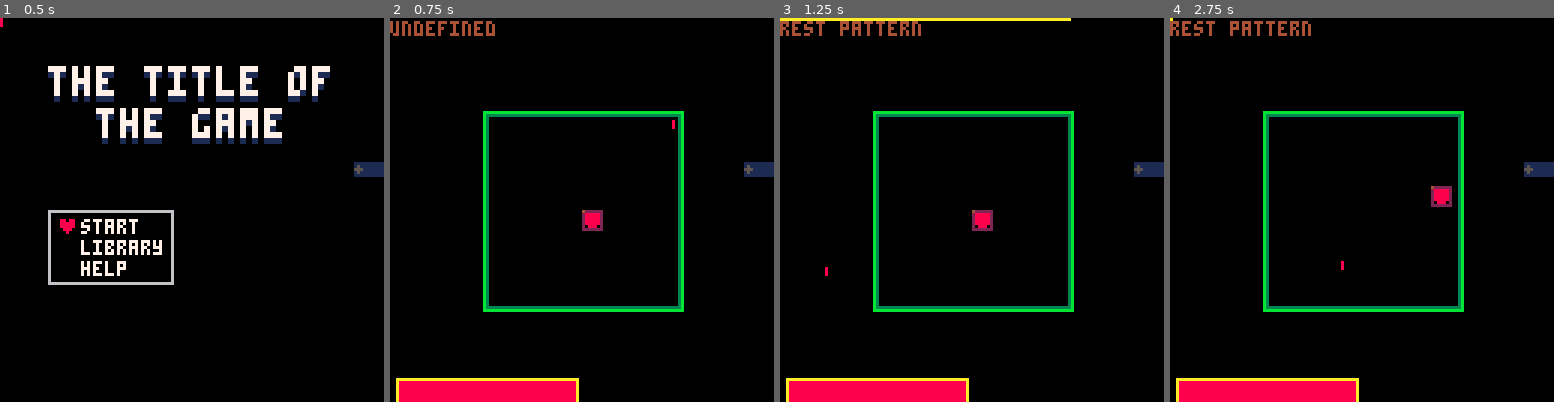
Above: before the commit, frames 1-4 (left to right).
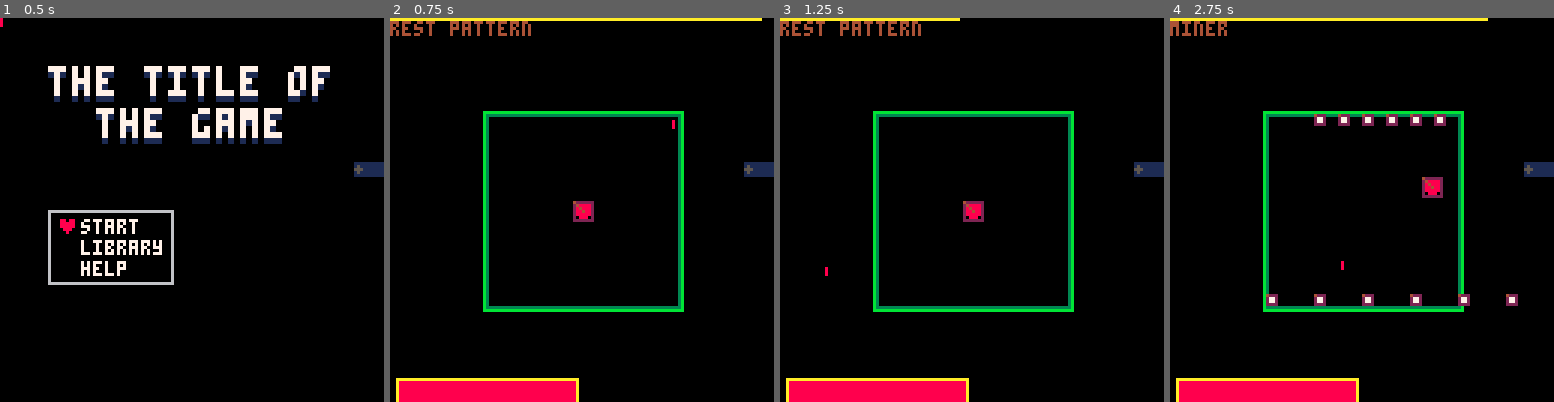
Above: after the commit, the same moments.

Repository: GiovanH/Pico8_Dev
Game: PICO-8 cartridge undertale.p8
The game is run twice, just before and just after one commit, with the same random seed, the same clock (stepped at 60 frames per second) and the same inputs.
Inputs (mouse positions are in pixels of both pictures, inside the frame that each line leads up to):
- Up to frame 1 (0.5 s): tap X (X key) at 0.33 s
- Up to frame 2 (0.75 s): click (670, 121) at 0.67 s; tap O (Z key) at 0.7 s
- Up to frame 3 (1.25 s): tap X (X key) at 1.07 s; click (826, 267) at 1.22 s
- Up to frame 4 (2.75 s): hold Right 1.6-2.1 s; tap O (Z key) at 1.7, 2.1, 2.5 s; click (1277, 114) at 1.77 s; tap X (X key) at 1.85 s; hold Up 2.15-2.42 s; click (1342, 259) at 2.32 s; hold Right from 2.47 s (still down)

Frame 1 is identical in both runs. In frame 2, 1.8% of the frame differs, in the area x 0-97%, y 0-56%; in frame 3, 0.7%; in frame 4, 2.9%, in the area x 0-91%, y 0-75%.

Commit message:
Decouple arena, more patterns

Diff:
--- a/undertale.p8
+++ b/undertale.p8
@@ -440,7 +440,7 @@
  if (self.coupdate) self._coupdate = cocreate(self.coupdate, self)
 end
 function entity:update()
- if (self._coupdate) assert(coresume(self._coupdate, self))
+ if (self._coupdate and costatus(self._coupdate) != 'dead') assert(coresume(self._coupdate, self))
  if self.ttl then
   self.ttl -= 1
   if (self.ttl < 1) self:destroy()
@@ -742,15 +742,16 @@
 end
 
 local t_soul = mob:extend{
- arena = nil,
  invuln = 0,
  dynamic = true,
- hp = 20
+ hp = 20,
+ offset = vec(-3, -3),
+ hbox_offset = vec(-3,-3)
 }
 function t_soul:_moveif(step)
  local npos = self.pos + step
  local nhbox = self:get_hitbox(npos)
- local unobstructed = nhbox:within(self.arena.hbox)
+ local unobstructed = nhbox:within(self.stage.arena.hbox)
  for _,obj in pairs(self.stage.objects) do
   if obj != self then
    if nhbox:overlaps(obj.hbox) then
@@ -770,22 +771,22 @@
  -- lrudox
  for x=1,speed do
   if btn(0) then
-   self:_moveif(vec(-1, 0))
+   self:_moveif(vec(-0.5, 0))
   elseif btn(1) then
-   self:_moveif(vec_x1)
+   self:_moveif(vec(0.5, 0))
   end
   if btn(2) then
-   self:_moveif(vec(0, -1))
+   self:_moveif(vec(0, -0.5))
   elseif btn(3) then
-   self:_moveif(vec_y1)
+   self:_moveif(vec(0, 0.5))
   end
  end
 
 end
 function t_soul:update()
  -- fit self to arena
- if not self.hbox:within(self.arena.hbox) then
-  self.pos = self.arena.hbox:center()
+ if not self.hbox:within(self.stage.arena.hbox) then
+  self.pos = self.stage.arena.hbox:center()
  end
 
  -- Collision
@@ -800,6 +801,8 @@
   end
  end
 
+ -- TODO graze mechanic
+
  self:move()
 
  if self.invuln > 0 then
@@ -833,22 +836,39 @@
  rect(mrconcatu(bbox.fromxywh(2, 120, 60, 8), 10))
 end
 
-local b_test = mob:extend{
+local t_bullet = mob:extend{
+ dynamic = true,
+ ttl = 200,
+ dmg = 1,
+ hbox = vec(5, 5),
+ vel = vec(0, 0.3),
+ acc = vec(0, 0)
+}
+function t_bullet:init(pos)
+ mob.init(self, pos, false, self.hbox)
+end
+function t_bullet:onhit(player)
+ local didhit = player:dmghit(self.dmg)
+ if (didhit) self:destroy()
+end
+function t_bullet:update()
+ self.pos += self.vel
+ self.vel += self.acc
+
+ mob.update(self)
+end
+
+local b_fall = t_bullet:extend{
  ttl = 200,
  anim = {016, 017, 018, 019},
- name = 'bullet',
- frame_len = 2,
- dynamic = true
-}
-function b_test:init(pos)
- mob.init(self, pos, false, vec(5, 5))
-end
-function b_test:onhit(player)
- local didhit = player:dmghit(1)
- if (didhit) self:destroy()
-end
-function b_test:update()
- self.pos += vec(0, 0.6)
+ frame_len = 4,
+ dmg = 1,
+ hbox = vec(5, 5),
+ vel = vec(0, 0.3)
+}
+function b_fall:update()
+ t_bullet.update(self)
+
  if self._findex == 1 then
   self.hbox_offset = vec(1, 0)
   self.bsize = vec(4, 6)
@@ -860,17 +880,44 @@
  if not self.hbox:overlaps(box_screen) then
   self:destroy()
  end
-
- mob.update(self)
+end
+
+local b_mine = t_bullet:extend{
+ ttl = 300,
+ anim = {001},
+ frame_len = 4,
+ dmg = 1,
+ hbox = vec(4, 4),
+ vel = vec(0, 0)
+}
+
+local b_thrown = t_bullet:extend{
+ ttl = 300,
+ anim = {016, 017, 018, 019},
+ frame_len = 4,
+ dmg = 1,
+ hbox = vec(4, 4),
+ hbox_offset = vec(1, 1),
+ vel = vec(0, 0)
+}
+function b_thrown:init(pos, delay)
+ t_bullet.init(self, pos)
+ self.delay = delay
+end
+function b_thrown:coupdate()
+ -- printh("coupdate")
+ local arena = self.stage.arena
+ yieldn(self.delay)
+ self.vel = (self.stage.o_soul.pos - self.pos) / 50
+ printh(self.vel)
 end
 
 local t_pattern = entity:extend{
  name = "??? pattern",
  lifespan = 200
 }
-function t_pattern:init(arena)
+function t_pattern:init()
  entity.init(self)
- self.arena = arena
  self.children = {}
  self.ttl = self.lifespan
 end
@@ -881,6 +928,10 @@
  self.stage:add(newbullet)
  add(self.children, newbullet)
 end
+function t_pattern:destroy()
+ foreach(self.children, function(c) c:destroy() end)
+ entity.destroy(self)
+end
 
 local pat_rest = t_pattern:extend{
  name = "rest pattern",
@@ -889,26 +940,67 @@
 
 local pat_test = t_pattern:extend{
  name = "test pattern",
- lifespan = 200
-}
-function pat_test:destroy()
- foreach(self.children, function(c) c:destroy() end)
- t_pattern.destroy(self)
-end
+ lifespan = 8 * 60
+}
 function pat_test:update()
  t_pattern.update(self)
  if (self._doomed) return
+ local arena = self.stage.arena
  -- our turn
  if self.stage.mclock % 20 == 0 then
-  self:addchild(b_test(vec(
-     rndr(self.arena.hbox.x0, self.arena.hbox.x1-4),
-     self.arena.hbox.y0
+  self:addchild(b_fall(vec(
+     rndr(arena.hbox.x0, arena.hbox.x1-4),
+     arena.hbox.y0
     )))
  end
 end
 
+local pat_circthrow = t_pattern:extend{
+ name = "circle thrower",
+ lifespan = 6 * 60
+}
+function pat_circthrow:coupdate()
+ -- printh("coupdate")
+ local arena = self.stage.arena
+ local n = 40
+ local r = 50
+ for i = 1, n do
+  self:addchild(b_thrown(vec(
+     64 + r*cos(i/n),
+     64 + r*sin(i/n)
+    ), 2*n))
+  yieldn(2)
+  end
+end
+
+local pat_miner = t_pattern:extend{
+ name = "miner",
+ lifespan = 6 * 60
+}
+function pat_miner:coupdate()
+ -- printh("coupdate")
+ local arena = self.stage.arena
+ local r = 50
+ for i = 1, 6 do
+  self:addchild(b_mine(vec(
+     64 + (i - 3)*8,
+     64 - 32
+    )))
+  yield()
+  end
+ for i = 1, 6 do
+  self:addchild(b_mine(vec(
+     64 + (i - 3)*16,
+     64 + 28
+    )))
+  yield()
+  end
+end
+
 local lib_patterns = {
- pat_test
+ -- pat_test,
+ -- pat_circthrow,
+ pat_miner
 }
 
 local t_arena = mob:extend{
@@ -930,6 +1022,9 @@
 
  entity.update(self)
 end
+function t_arena:onadd()
+ self.stage.arena = self
+end
 function t_arena:coupdate()
  while true do
   while (self.cur_pattern) do yield() end
@@ -947,6 +1042,7 @@
  self.cur_pattern = self.stage:add(rndc(lib_patterns)(self))
 end
 function t_arena:draw()
+ -- TODO black frame for layered effects (stage is a hole)
  rect(mrconcat({self.hbox:unpack()}, 3))
  rect(mrconcat({self.hbox:outline(1):unpack()}, 11))
 end
@@ -997,13 +1093,8 @@
 function st_game:init()
  stage.init(self)
 
- self.o_soul = t_soul(vec(64, 64), 0, vec(7,7))
- local o_arena = t_arena(vec(32,32), 0, vec(64, 64))
- self.o_soul.arena = o_arena
-
- -- self:add(bg)
- self:add(o_arena)
- self:add(self.o_soul)
+ self:add(t_arena(vec(32,32), 0, vec(64, 64)))
+ self.o_soul = self:add(t_soul(vec(64, 64), 0, vec(7,7)))
 end
 
 -->8
@@ -1013,10 +1104,10 @@
  cur_stage = st_mainmenu()
 end
 
-function _update()
+function _update60()
  cur_stage:update()
- dbg.watch(cur_stage,"stage")
- dbg.watch(focus, "focus")
+ -- dbg.watch(cur_stage,"stage")
+ -- dbg.watch(focus, "focus")
 -- dbg.watch(o_soul,"soul")
 -- dbg.watch(o_tpattern,"pattern")
 end
@@ -1026,12 +1117,12 @@
  if (debug) dbg.draw()
 end
 __gfx__
-08808800000000000808000000000000000000000000000000000000000000000000000000000000000000000000000000000000000000000000000000000000
-88888880000000008888800000000000000000000000000000000000000000000000000000000000000000000000000000000000000000000000000000000000
-88888880000770008888800000000000000000000000000000000000000000000000000000000000000000000000000000000000000000000000000000000000
-88888880007777000888000000000000000000000000000000000000000000000000000000000000000000000000000000000000000000000000000000000000
-08888800007777000080000000000000000000000000000000000000000000000000000000000000000000000000000000000000000000000000000000000000
-00888000000770000000000000000000000000000000000000000000000000000000000000000000000000000000000000000000000000000000000000000000
+08808800077000000808000000000000000000000000000000000000000000000000000000000000000000000000000000000000000000000000000000000000
+88888880777700008888800000000000000000000000000000000000000000000000000000000000000000000000000000000000000000000000000000000000
+88888880777700008888800000000000000000000000000000000000000000000000000000000000000000000000000000000000000000000000000000000000
+88888880077000000888000000000000000000000000000000000000000000000000000000000000000000000000000000000000000000000000000000000000
+08888800000000000080000000000000000000000000000000000000000000000000000000000000000000000000000000000000000000000000000000000000
+00888000000000000000000000000000000000000000000000000000000000000000000000000000000000000000000000000000000000000000000000000000
 00080000000000000000000000000000000000000000000000000000000000000000000000000000000000000000000000000000000000000000000000000000
 00000000000000000000000000000000000000000000000000000000000000000000000000000000000000000000000000000000000000000000000000000000
 00770000077000000000000000077000000000000000000000000000000000000000000000000000000000000000000000000000000000000000000000000000
@@ -1051,169 +1142,4 @@
 ccddeeff000000000000000000000000000000000000000000000000000000000000000000000000000000000000000000000000000000000000000000000000
 ccddeeff000000000000000000000000000000000000000000000000000000000000000000000000000000000000000000000000000000000000000000000000
 
-__gff__
-0000000000000000000000000000000000000000000000000000000000000000000000000000000000000000000000000000000000000000000000000000000000000000000000000000000000000000000000000000000000000000000000000000000000000000000000000000000000000000000000000000000000000000
-0000000000000000000000000000000000000000000000000000000000000000000000000000000000000000000000000000000000000000000000000000000000000000000000000000000000000000000000000000000000000000000000000000000000000000000000000000000000000000000000000000000000000000
-__map__
-0000000000000000000000000000000000000000000000000000000000000000000000000000000000000000000000000000000000000000000000000000000000000000000000000000000000000000000000000000000000000000000000000000000000000000000000000000000000000000000000000000000000000000
-0000000000000000000000000000000000000000000000000000000000000000000000000000000000000000000000000000000000000000000000000000000000000000000000000000000000000000000000000000000000000000000000000000000000000000000000000000000000000000000000000000000000000000
-0000000000000000000000000000000000000000000000000000000000000000000000000000000000000000000000000000000000000000000000000000000000000000000000000000000000000000000000000000000000000000000000000000000000000000000000000000000000000000000000000000000000000000
-0000000000000000000000000000000000000000000000000000000000000000000000000000000000000000000000000000000000000000000000000000000000000000000000000000000000000000000000000000000000000000000000000000000000000000000000000000000000000000000000000000000000000000
-0000000000000000000000000000000000000000000000000000000000000000000000000000000000000000000000000000000000000000000000000000000000000000000000000000000000000000000000000000000000000000000000000000000000000000000000000000000000000000000000000000000000000000
-0000000000000000000000000000000000000000000000000000000000000000000000000000000000000000000000000000000000000000000000000000000000000000000000000000000000000000000000000000000000000000000000000000000000000000000000000000000000000000000000000000000000000000
-0000000000000000000000000000000000000000000000000000000000000000000000000000000000000000000000000000000000000000000000000000000000000000000000000000000000000000000000000000000000000000000000000000000000000000000000000000000000000000000000000000000000000000
-0000000000000000000000000000000000000000000000000000000000000000000000000000000000000000000000000000000000000000000000000000000000000000000000000000000000000000000000000000000000000000000000000000000000000000000000000000000000000000000000000000000000000000
-0000000000000000000000000000000000000000000000000000000000000000000000000000000000000000000000000000000000000000000000000000000000000000000000000000000000000000000000000000000000000000000000000000000000000000000000000000000000000000000000000000000000000000
-0000000000000000000000000000000000000000000000000000000000000000000000000000000000000000000000000000000000000000000000000000000000000000000000000000000000000000000000000000000000000000000000000000000000000000000000000000000000000000000000000000000000000000
-0000000000000000000000000000000000000000000000000000000000000000000000000000000000000000000000000000000000000000000000000000000000000000000000000000000000000000000000000000000000000000000000000000000000000000000000000000000000000000000000000000000000000000
-0000000000000000000000000000000000000000000000000000000000000000000000000000000000000000000000000000000000000000000000000000000000000000000000000000000000000000000000000000000000000000000000000000000000000000000000000000000000000000000000000000000000000000
-0000000000000000000000000000000000000000000000000000000000000000000000000000000000000000000000000000000000000000000000000000000000000000000000000000000000000000000000000000000000000000000000000000000000000000000000000000000000000000000000000000000000000000
-0000000000000000000000000000000000000000000000000000000000000000000000000000000000000000000000000000000000000000000000000000000000000000000000000000000000000000000000000000000000000000000000000000000000000000000000000000000000000000000000000000000000000000
-0000000000000000000000000000000000000000000000000000000000000000000000000000000000000000000000000000000000000000000000000000000000000000000000000000000000000000000000000000000000000000000000000000000000000000000000000000000000000000000000000000000000000000
-0000000000000000000000000000000000000000000000000000000000000000000000000000000000000000000000000000000000000000000000000000000000000000000000000000000000000000000000000000000000000000000000000000000000000000000000000000000000000000000000000000000000000000
-0000000000000000000000000000000000000000000000000000000000000000000000000000000000000000000000000000000000000000000000000000000000000000000000000000000000000000000000000000000000000000000000000000000000000000000000000000000000000000000000000000000000000000
-0000000000000000000000000000000000000000000000000000000000000000000000000000000000000000000000000000000000000000000000000000000000000000000000000000000000000000000000000000000000000000000000000000000000000000000000000000000000000000000000000000000000000000
-0000000000000000000000000000000000000000000000000000000000000000000000000000000000000000000000000000000000000000000000000000000000000000000000000000000000000000000000000000000000000000000000000000000000000000000000000000000000000000000000000000000000000000
-0000000000000000000000000000000000000000000000000000000000000000000000000000000000000000000000000000000000000000000000000000000000000000000000000000000000000000000000000000000000000000000000000000000000000000000000000000000000000000000000000000000000000000
-0000000000000000000000000000000000000000000000000000000000000000000000000000000000000000000000000000000000000000000000000000000000000000000000000000000000000000000000000000000000000000000000000000000000000000000000000000000000000000000000000000000000000000
-0000000000000000000000000000000000000000000000000000000000000000000000000000000000000000000000000000000000000000000000000000000000000000000000000000000000000000000000000000000000000000000000000000000000000000000000000000000000000000000000000000000000000000
-0000000000000000000000000000000000000000000000000000000000000000000000000000000000000000000000000000000000000000000000000000000000000000000000000000000000000000000000000000000000000000000000000000000000000000000000000000000000000000000000000000000000000000
-0000000000000000000000000000000000000000000000000000000000000000000000000000000000000000000000000000000000000000000000000000000000000000000000000000000000000000000000000000000000000000000000000000000000000000000000000000000000000000000000000000000000000000
-0000000000000000000000000000000000000000000000000000000000000000000000000000000000000000000000000000000000000000000000000000000000000000000000000000000000000000000000000000000000000000000000000000000000000000000000000000000000000000000000000000000000000000
-0000000000000000000000000000000000000000000000000000000000000000000000000000000000000000000000000000000000000000000000000000000000000000000000000000000000000000000000000000000000000000000000000000000000000000000000000000000000000000000000000000000000000000
-0000000000000000000000000000000000000000000000000000000000000000000000000000000000000000000000000000000000000000000000000000000000000000000000000000000000000000000000000000000000000000000000000000000000000000000000000000000000000000000000000000000000000000
-0000000000000000000000000000000000000000000000000000000000000000000000000000000000000000000000000000000000000000000000000000000000000000000000000000000000000000000000000000000000000000000000000000000000000000000000000000000000000000000000000000000000000000
-0000000000000000000000000000000000000000000000000000000000000000000000000000000000000000000000000000000000000000000000000000000000000000000000000000000000000000000000000000000000000000000000000000000000000000000000000000000000000000000000000000000000000000
-0000000000000000000000000000000000000000000000000000000000000000000000000000000000000000000000000000000000000000000000000000000000000000000000000000000000000000000000000000000000000000000000000000000000000000000000000000000000000000000000000000000000000000
-0000000000000000000000000000000000000000000000000000000000000000000000000000000000000000000000000000000000000000000000000000000000000000000000000000000000000000000000000000000000000000000000000000000000000000000000000000000000000000000000000000000000000000
-0000000000000000000000000000000000000000000000000000000000000000000000000000000000000000000000000000000000000000000000000000000000000000000000000000000000000000000000000000000000000000000000000000000000000000000000000000000000000000000000000000000000000000
-…(130 lines of a section not shown)…
+
Not shown, changed: the music (__music__) section of undertale.p8
Not shown, changed: the sound effects (__sfx__) section of undertale.p8
